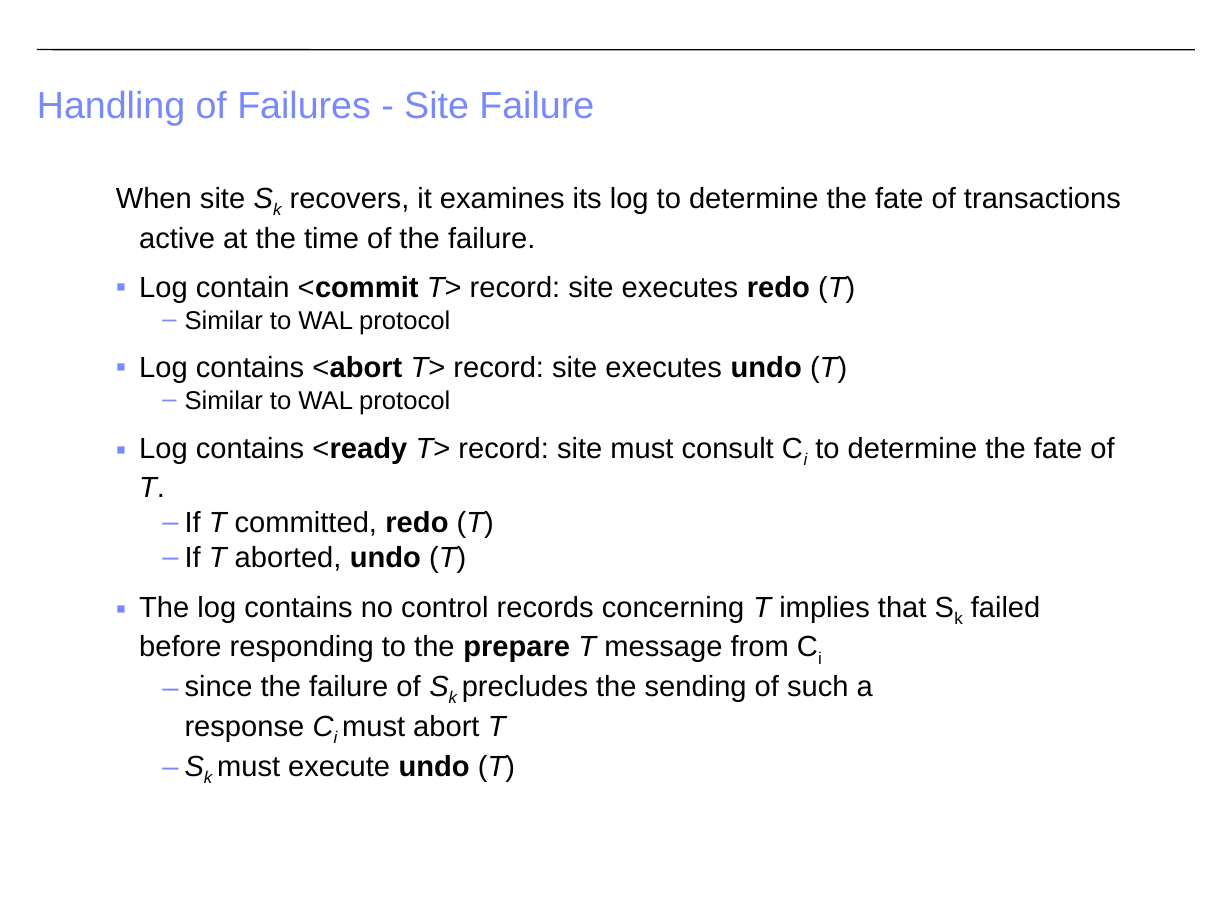
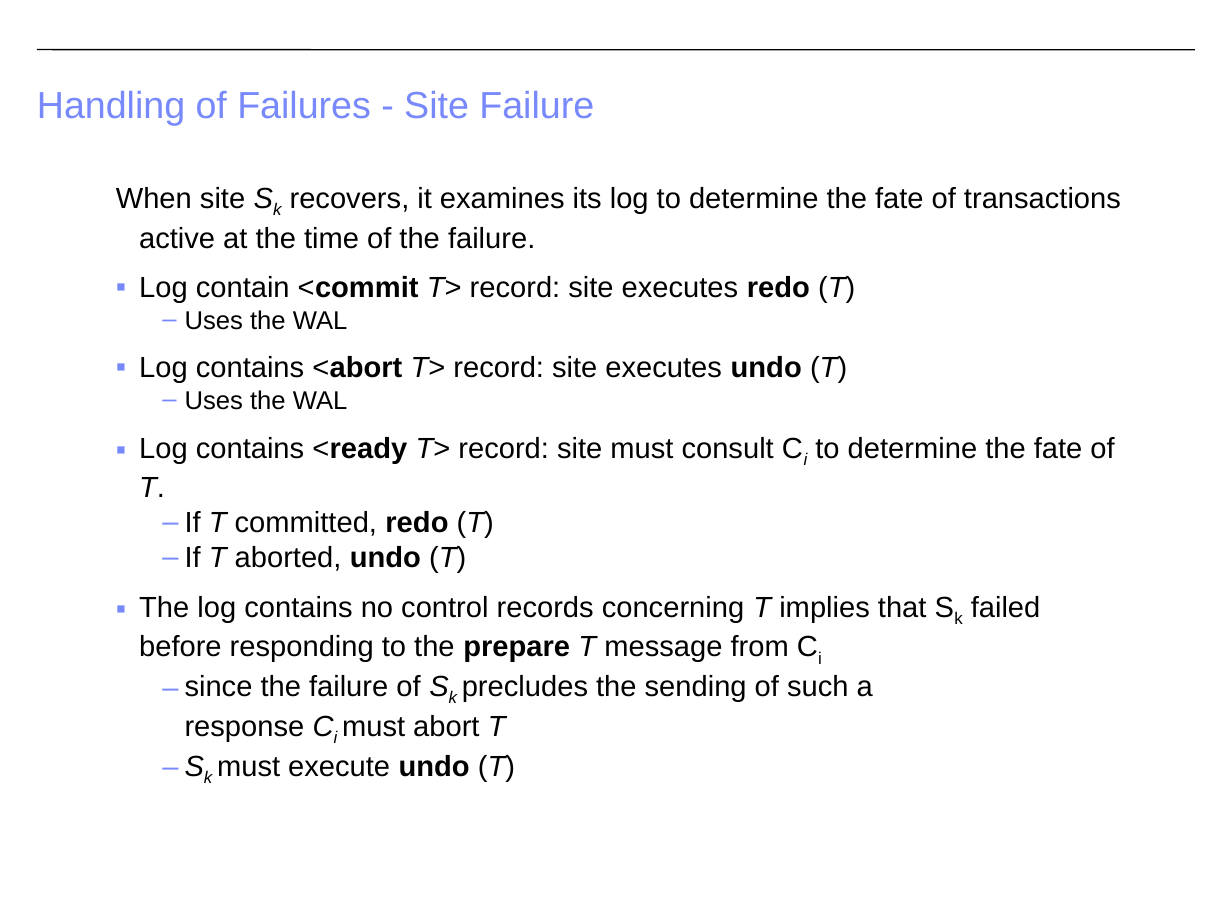
Before and after one commit to CS-W4121/cs-w4121.github.io, a slide deck: slide 44 of slides/Topic 5 - Distributed File Systems and Databases.pptx (slide 38 before the commit). Drawn at 1232x924 pixels with LibreOffice and Linux fonts; fonts in the diff are those of the drawing. Boxes give left, top, right and bottom in pixels: in the first picture for what was removed or moved away, otherwise in the second. Text is boxed around its words. In the diff, an @@ line names an element or a change of style, - is before the commit and + after.

```diff
--- a/slides/Topic 5 - Distributed File Systems and Databases.pptx
+++ b/slides/Topic 5 - Distributed File Systems and Databases.pptx
@@ text at (x1=185, y1=310, x2=348, y2=330): text changed @@
-  – Similar to WAL protocol
+  – Uses the WAL
@@ text at (x1=185, y1=390, x2=348, y2=410): text changed @@
-  – Similar to WAL protocol
+  – Uses the WAL
```
Also in this commit, not shown: 11 other slides changed, 6 slides added, 3 other files.
